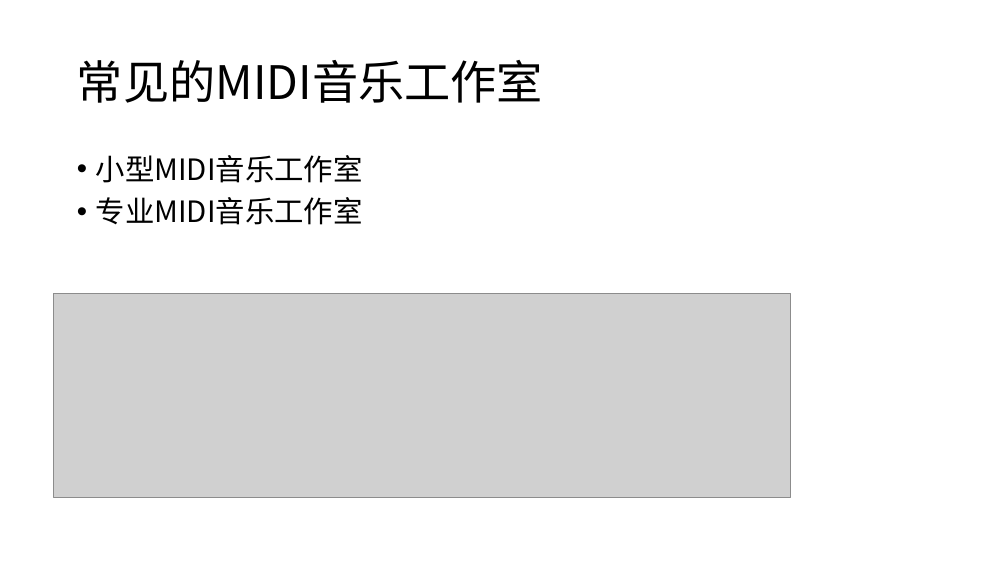
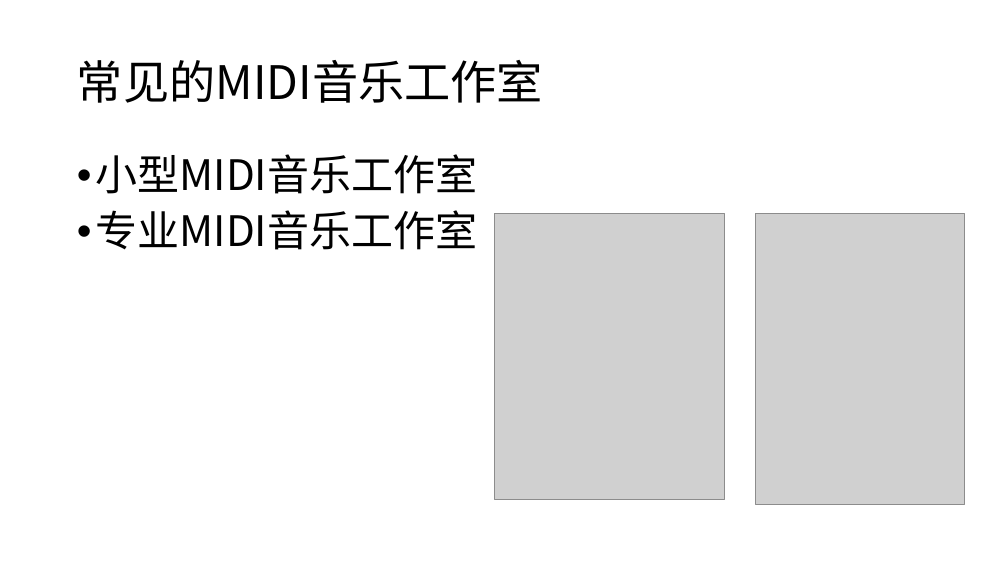
Before and after one commit to huntercao/shared_files, a slide deck: slide 6 of midi/docs/ppt/midi_introduction.pptx. Drawn at 1008x567 pixels with LibreOffice and Linux fonts; fonts in the diff are those of the drawing; grey boxes stand for pictures; background and template pictures are left out. Boxes give left, top, right and bottom in pixels: in the first picture for what was removed or moved away, otherwise in the second. Text is boxed around its words. In the diff, an @@ line names an element or a change of style, - is before the commit and + after.

```diff
--- a/midi/docs/ppt/midi_introduction.pptx
+++ b/midi/docs/ppt/midi_introduction.pptx
@@ text "小型MIDI音乐工作室" at [96, 154, 477, 250]: size 28 to 40 pt @@
@@ picture added at [495, 214, 725, 500] @@
@@ picture added at [756, 214, 965, 505] @@
@@ picture removed at [54, 293, 791, 498] @@
```
Also in this commit, not shown: 3 other slides changed, 3 slides added, 2 slides removed, 7 other files.
